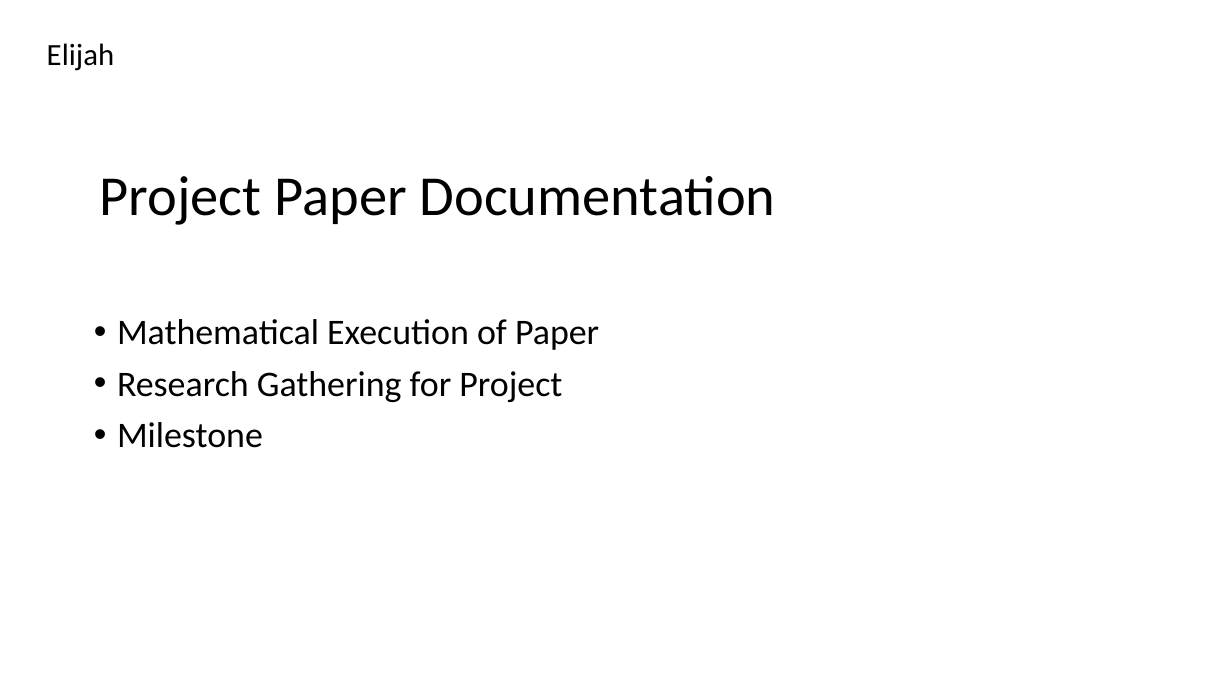
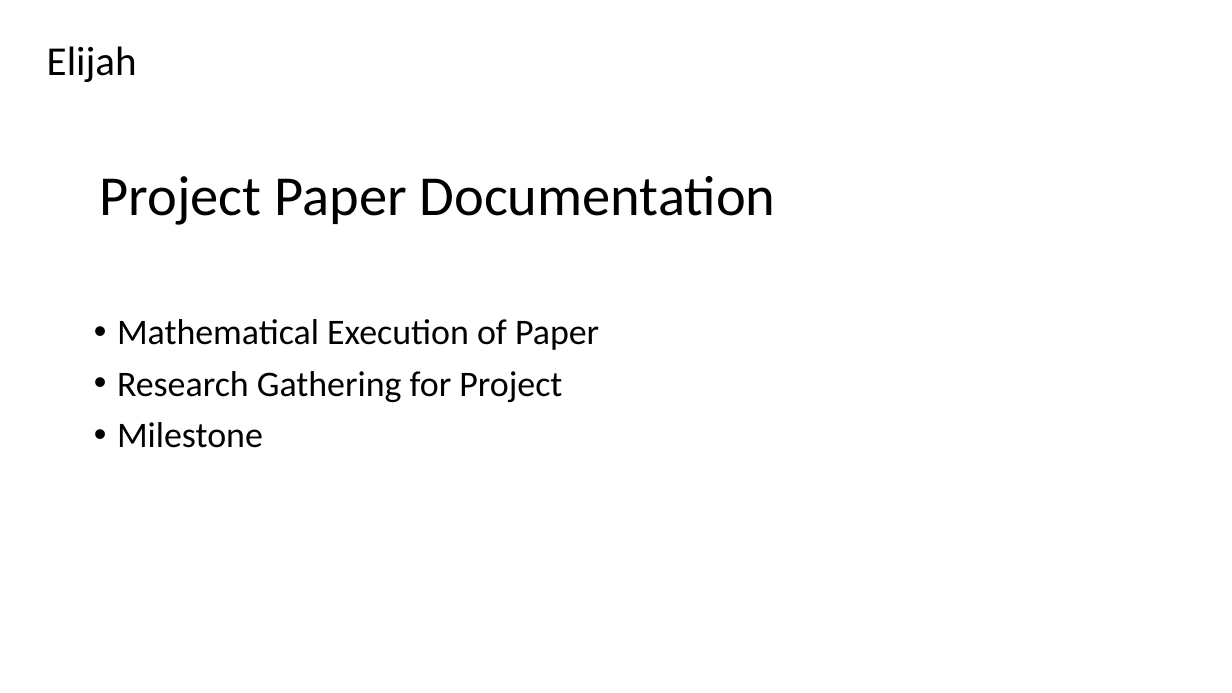
Before and after one commit to Hennakhan/S20-team8-project, a slide deck: slide 9 of Project_Presentation.pptx (slide 7 before the commit). Drawn at 1232x693 pixels with LibreOffice and Linux fonts; fonts in the diff are those of the drawing; background and template pictures are left out. Boxes give left, top, right and bottom in pixels: in the first picture for what was removed or moved away, otherwise in the second. Text is boxed around its words. In the diff, an @@ line names an element or a change of style, - is before the commit and + after.

Commit message:
Adding Project Presentation

```diff
--- a/Project_Presentation.pptx
+++ b/Project_Presentation.pptx
@@ text "Elijah" at (47, 46, 137, 82): size 24 to 32 pt @@
```
Also in this commit, not shown: 9 other slides changed, 5 slides added, 3 slides removed, 1 other file.
